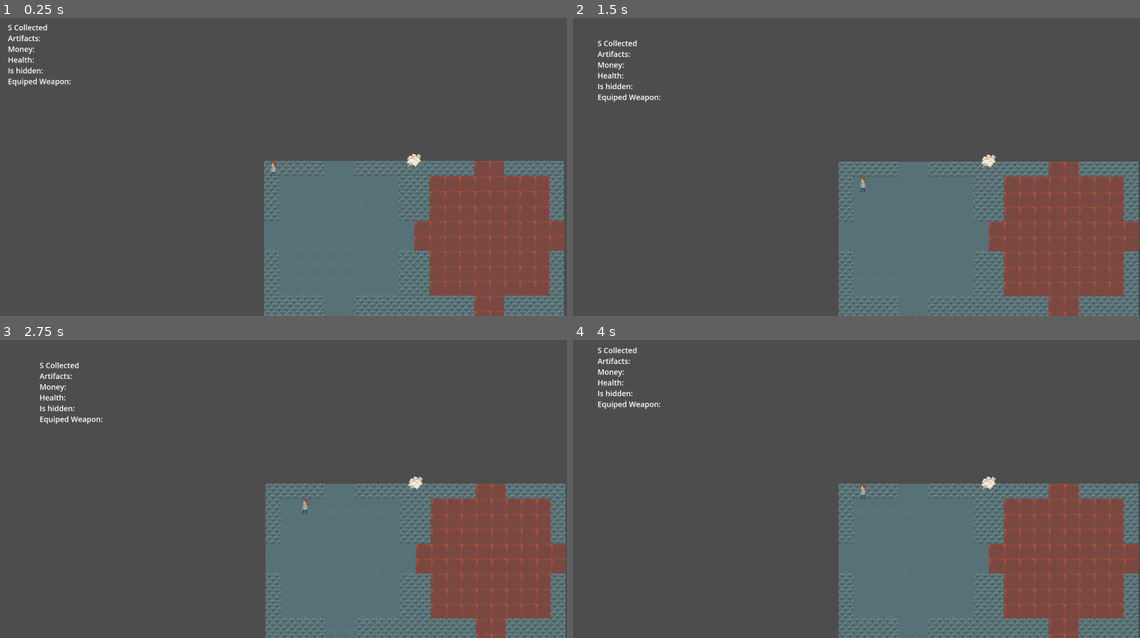
Above: before the commit, frames 1-4 (two rows, left to right).
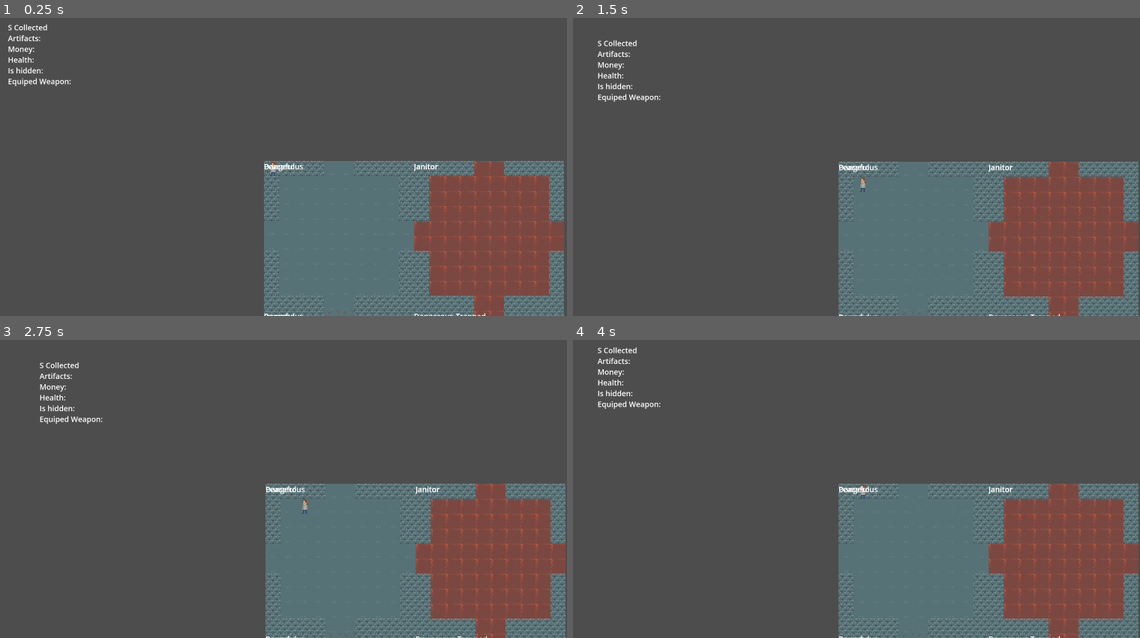
Above: after the commit, the same moments.

Repository: milomccarty99/ld-58
Game: Godot game, scene res://scenes/world.tscn
Two runs of this game, one before a commit and one after it. Both use one fixed random seed, a clock stepped at 60 frames per second and the inputs below.
Inputs (mouse positions are in pixels of both pictures, inside the frame that each line leads up to):
- Up to frame 1 (0.25 s): no input
- Up to frame 2 (1.5 s): move the mouse to (969, 152) at 0.52 s; press the mouse at (969, 152) at 0.53 s; hold D (right) 0.53-1.28 s; tap Enter at 1.25 s; move the mouse to (720, 181) at 1.27 s; release the mouse at (720, 181) at 1.28 s; hold S (down) from 1.28 s (still down); tap Q (swap_weapon_L) at 1.35 s
- Up to frame 3 (2.75 s): tap Space at 2 s; move the mouse to (328, 423) at 2.02 s; release S (down) at 2.03 s; hold D (right) from 2.03 s (still down); hold E (swap_weapon_R) from 2.03 s (still down)
- Up to frame 4 (4 s): tap Enter at 2.75 s; move the mouse to (811, 548) at 2.77 s; release D (right) at 2.78 s; release E (swap_weapon_R) at 2.78 s; hold W (up) 2.78-3.53 s; click (811, 548) at 2.85 s; tap Space at 3.5 s; move the mouse to (1020, 533) at 3.52 s; hold A (left) from 3.53 s (still down); hold Q (swap_weapon_L) from 3.53 s (still down)

The runs differ from the first frame. In frame 1, 0.3% of the frame differs, in the area x 46-86%, y 45-100%; in frame 2, 0.3%; in frame 3, 0.3%; in frame 4, 0.3%.

Commit message:
moved scripts to scripts folder; defined room types and created text-label to debug

Diff:
--- a/scenes/room.tscn
+++ b/scenes/room.tscn
@@ -1,6 +1,6 @@
 [gd_scene load_steps=3 format=3 uid="uid://cfjq4ncda1a73"]
 
-[ext_resource type="Script" uid="uid://jyw5eanxtj4p" path="res://scenes/room.gd" id="1_36trf"]
+[ext_resource type="Script" uid="uid://jyw5eanxtj4p" path="res://scripts/room.gd" id="1_36trf"]
 [ext_resource type="Texture2D" uid="uid://d3rortgtgeujk" path="res://images/assortment.png" id="2_ffxv4"]
 
 [node name="Room" type="Node2D"]
@@ -12,3 +12,8 @@
 texture_filter = 1
 texture = ExtResource("2_ffxv4")
 hframes = 10
+
+[node name="RichTextLabel" type="RichTextLabel" parent="."]
+z_index = 3
+offset_right = 633.0
+offset_bottom = 138.0
--- a/scenes/world.tscn
+++ b/scenes/world.tscn
@@ -3,7 +3,7 @@
 [ext_resource type="Script" uid="uid://cpguuti7aq1vi" path="res://scripts/player.gd" id="1_nnsk1"]
 [ext_resource type="Script" uid="uid://bvdv5e3gexbet" path="res://scripts/environment.gd" id="1_rwgxs"]
 [ext_resource type="Texture2D" uid="uid://bogtgqk2435pk" path="res://images/grass.png" id="2_71j4m"]
-[ext_resource type="Script" uid="uid://bjjcl8wm6mbu7" path="res://scenes/level.gd" id="2_i7141"]
+[ext_resource type="Script" uid="uid://bjjcl8wm6mbu7" path="res://scripts/level.gd" id="2_i7141"]
 [ext_resource type="PackedScene" uid="uid://cfjq4ncda1a73" path="res://scenes/room.tscn" id="3_7r4gi"]
 [ext_resource type="Texture2D" uid="uid://d3rortgtgeujk" path="res://images/assortment.png" id="8_7r4gi"]
 [ext_resource type="Texture2D" uid="uid://cub3860npe3eq" path="res://images/ProtagIdle.png" id="8_w7kh3"]
@@ -486,6 +486,7 @@
 script = ExtResource("2_i7141")
 
 [node name="Room" parent="Environment/BoilerRoom" instance=ExtResource("3_7r4gi")]
+visible = false
 
 [node name="FactoryFloor1" type="Node2D" parent="Environment"]
 
--- a/scenes/level.gd
+++ b/scripts/level.gd
@@ -13,6 +13,7 @@
 var exit_room = Vector2(width -1, height - 1)
 var extra_interests  # Brutus, Supply Closet, Janitor room ;;; be sure to check against in existing room -- esp. themed rooms
 var articulated_ex_interests = ["Brutus", "Supply-Closet", "Janitor"]
+var articulated_room_types = ["Peaceful", "Trapped", "Dangerous", "Dangerous-Trapped"] # to-do Boss room and shop
 var doors
 var door_count = 0
 @onready
@@ -202,9 +203,13 @@
 				#tileMap.set_cell(Vector2(i,j),1, tile_indexed[splash])
 				var room_to_instance = room_scene_preload.instantiate()
 				room_to_instance.start_point = Vector2(i,j)
+				var found_art_int = false
 				for interest in extra_interests.size():
 					if Vector2(i,j) == extra_interests[interest]:
 						room_to_instance.roomtype = articulated_ex_interests[interest]
+						found_art_int = true
+				if not found_art_int :
+					room_to_instance.roomtype = articulated_room_types[rng.randi() % articulated_room_types.size()]
 				room_to_instance.floor_sample = tile_indexed[splash]
 				room_to_instance.door_dir = look_for_doors(Vector2(i,j))
 				room_to_instance.walls = look_for_walls(Vector2(i,j))
--- a/scenes/room.gd
+++ b/scripts/room.gd
@@ -15,8 +15,13 @@
 var tileMap = $"../../TileMapLayer"
 @onready
 var marker = $Marker
+@onready
+var label = $RichTextLabel
 var roomtype = "peaceful" # types peaceful, trapped, janitor, dangerous
 # dangerous+trapped, brutus, shop(end of each level)
+
+func _process(delta : float) -> void:
+	label.text = roomtype
 
 func _enter_tree()->void:
 
@@ -25,9 +30,10 @@
 func _ready()->void:
 	marker.position = Vector2(start_point.x * 32 * width, start_point.y * 32 * height)
 	if roomtype != "peaceful":
-		marker.visible = true
+		#marker.visible = true
 		marker.frame = randi() % 10
-
+	label.text = roomtype
+	label.position = marker.position + Vector2(0, 0)
 	for i in range(0, width):
 		for j in range(0, height):
 			tileMap.set_cell(Vector2(start_point.x * width + i,start_point.y * height + j),ss_i, floor_sample)
Renamed: scenes/level.gd.uid -> scripts/level.gd.uid
Renamed: scenes/room.gd.uid -> scripts/room.gd.uid
